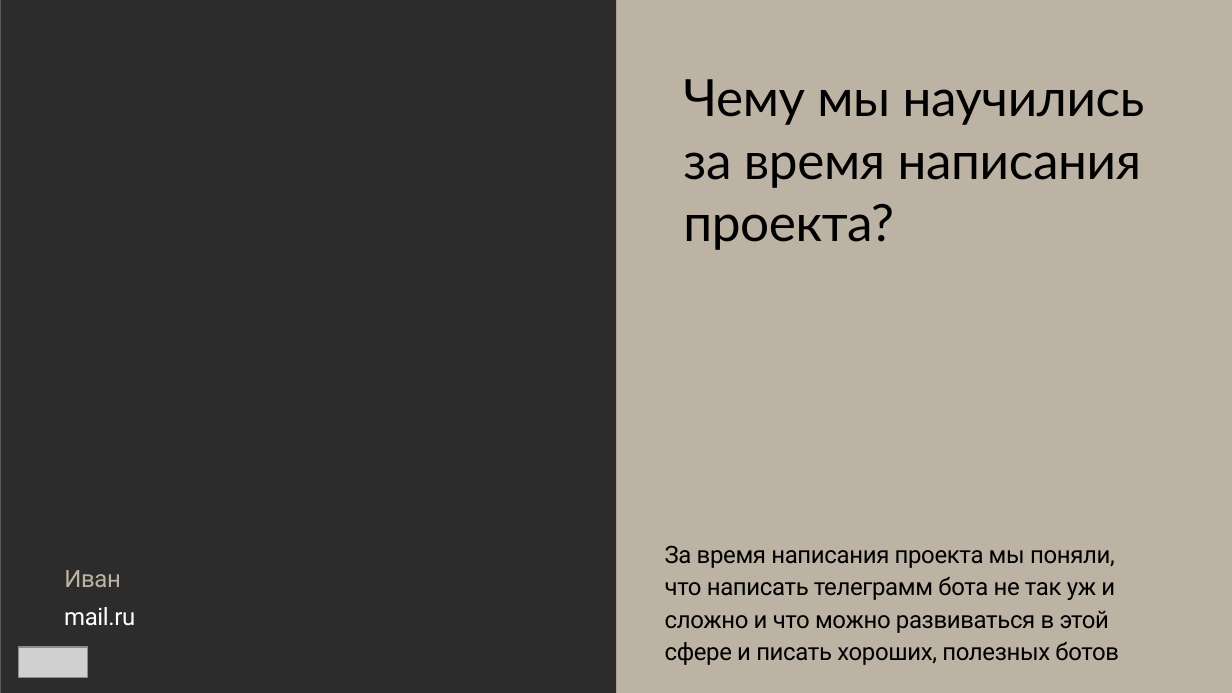
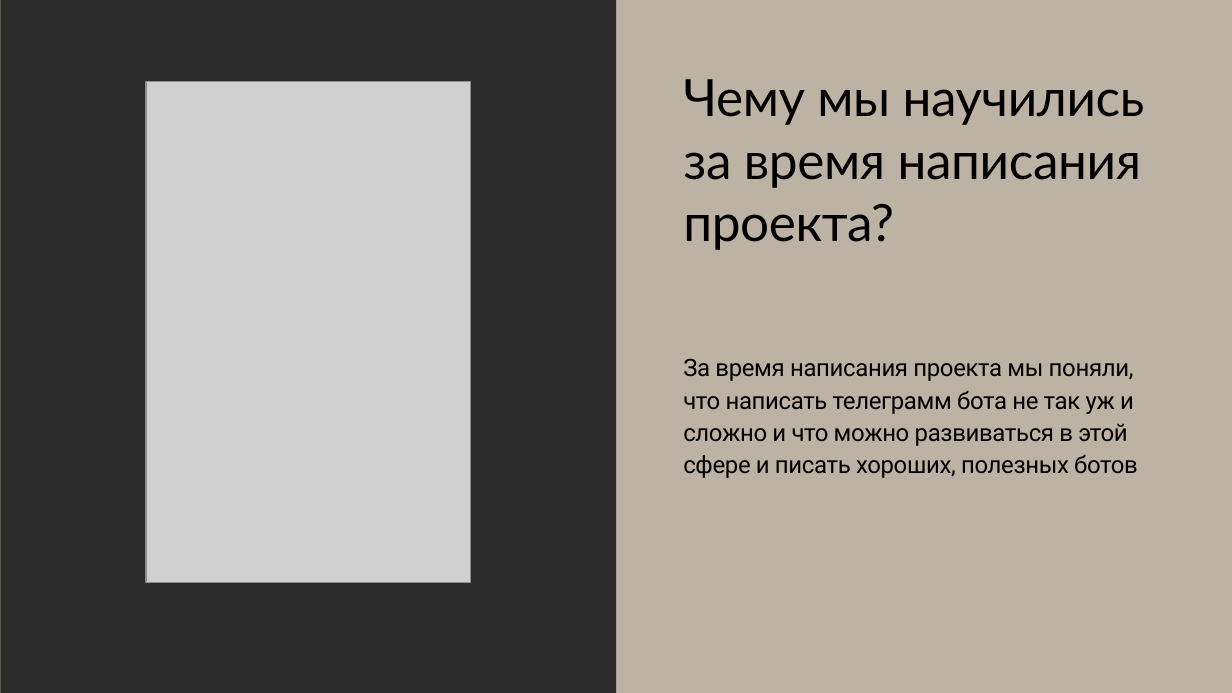
Before and after one commit to rufiksmurfik/telegram-bot-YL, a slide deck: slide 5 of Бот для промокодов.pptx. Drawn at 1232x693 pixels with LibreOffice and Linux fonts; fonts in the diff are those of the drawing; grey boxes stand for pictures. Boxes give left, top, right and bottom in pixels: in the first picture for what was removed or moved away, otherwise in the second. Text is boxed around its words. In the diff, an @@ line names an element or a change of style, - is before the commit and + after.

```diff
--- a/Бот для промокодов.pptx
+++ b/Бот для промокодов.pptx
@@ picture added at box(147, 81, 471, 583) @@
@@ text "За время написания проекта мы ...": place and size @@
-text "За время написания проекта мы ..." at box(665, 545, 1119, 665)
+text "За время написания проекта мы ..." at box(683, 358, 1138, 478)
@@ text removed at box(64, 570, 121, 587) @@
-Иван
@@ text removed at box(64, 607, 135, 626) @@
-mail.ru
@@ picture removed at box(18, 647, 87, 678) @@
```
Also in this commit, not shown: 6 other slides changed.
